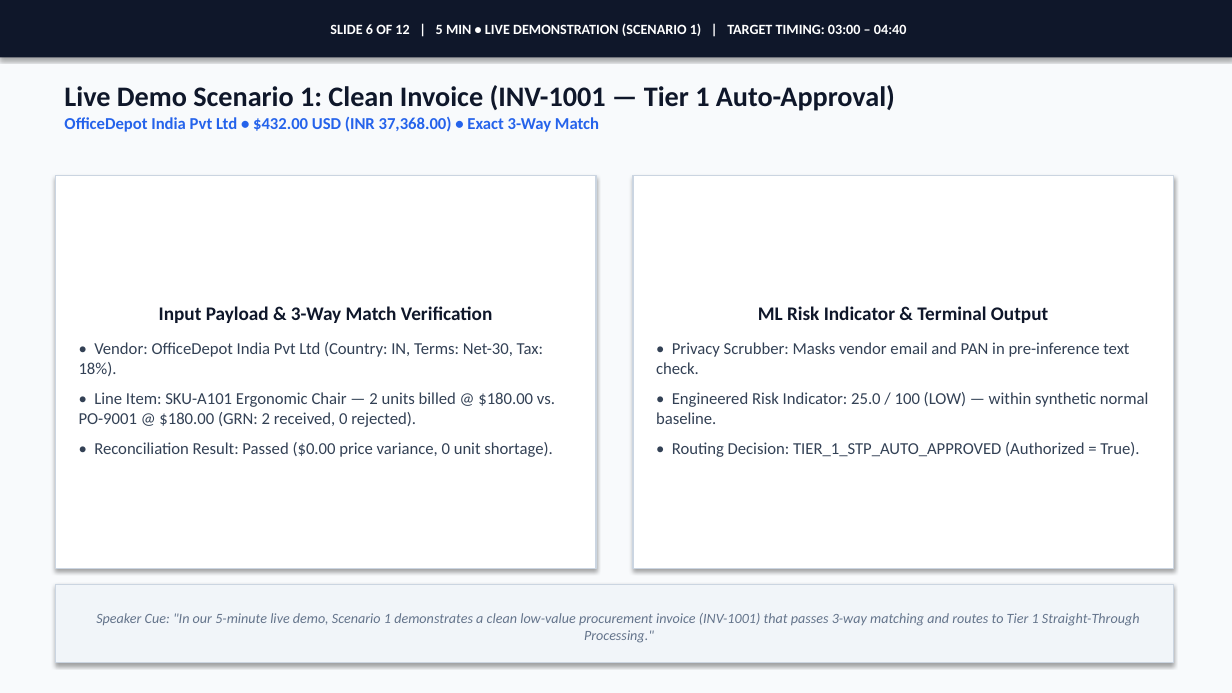
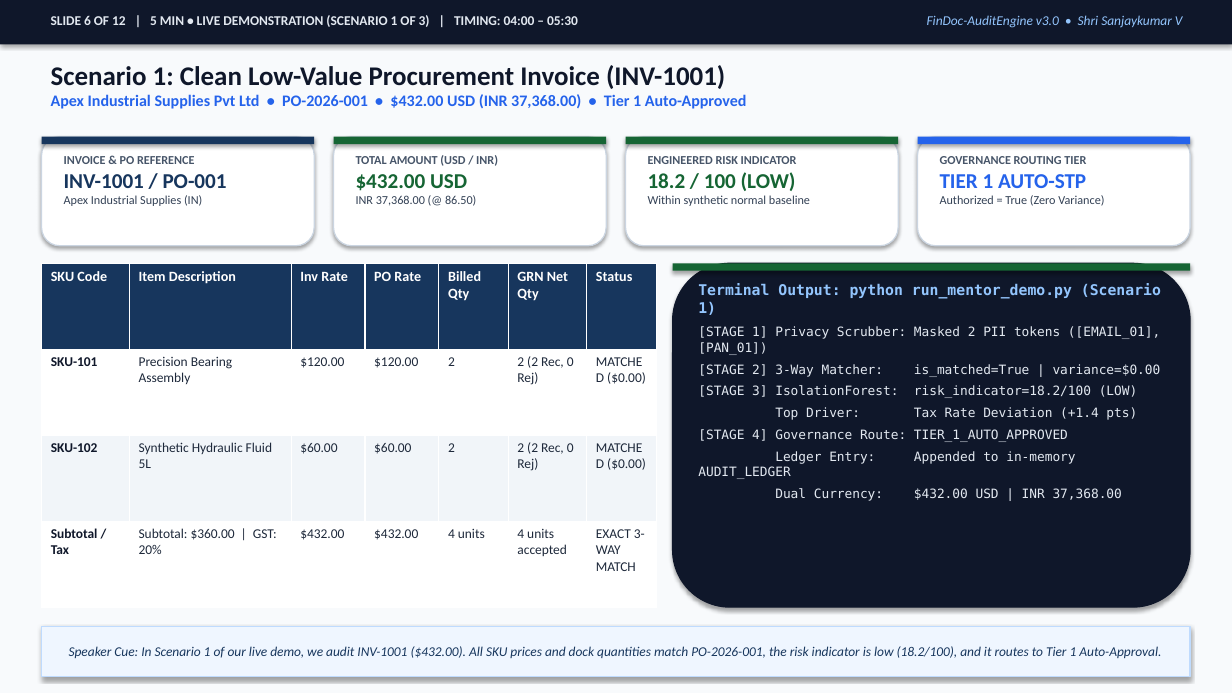
Before and after one commit to Shri-Sanjaykumar/Linkific-Tasks, a slide deck: slide 6 of Day-29/docs/FinDoc_AuditEngine_Presentation_Slides.pptx. Drawn at 1232x693 pixels with LibreOffice and Linux fonts; fonts in the diff are those of the drawing. Boxes give left, top, right and bottom in pixels: in the first picture for what was removed or moved away, otherwise in the second. Text is boxed around its words. In the diff, an @@ line names an element or a change of style, - is before the commit and + after.

Commit message:
feat(day29-30): upgrade PPTX/PDF slides to multi-layout consulting deck, match exact VISA resume PDF/LaTeX style, and format all reports with Platypus tables

```diff
--- a/Day-29/docs/FinDoc_AuditEngine_Presentation_Slides.pptx
+++ b/Day-29/docs/FinDoc_AuditEngine_Presentation_Slides.pptx
@@ rectangle: place and size @@
-rectangle at bbox=[0, 0, 1232, 57]
+rectangle at bbox=[0, 0, 1232, 44]
@@ text added at bbox=[51, 15, 578, 27], 10.5 pt, text #E2E8F0, bold @@
+SLIDE 6 OF 12 | 5 MIN • LIVE DEMONSTRATION (SCENARIO 1 OF 3) | TIMING: 04:00 – 05:30
@@ text in rectangle at bbox=[330, 23, 907, 36]: text removed @@
-SLIDE 6 OF 12 | 5 MIN • LIVE DEMONSTRATION (SCENARIO 1) | TARGET TIMING: 03:00 – 04:40
@@ text added at bbox=[927, 15, 1183, 28], 10.5 pt, text #93C5FD, italic @@
+FinDoc-AuditEngine v3.0 • Shri Sanjaykumar V
@@ text at bbox=[51, 65, 747, 109]: text changed; size 13 to 12.5 pt @@
-Live Demo Scenario 1: Clean Invoice (INV-1001 — Tier 1 Auto-Approval)
-OfficeDepot India Pvt Ltd • $432.00 USD (INR 37,368.00) • Exact 3-Way Match
+Scenario 1: Clean Low-Value Procurement Invoice (INV-1001)
+Apex Industrial Supplies Pvt Ltd • PO-2026-001 • $432.00 USD (INR 37,368.00) • Tier 1 Auto-Approved
@@ rounded rectangle added at bbox=[42, 137, 314, 246], fill #FFFFFF, outline #CBD5E1 1 pt @@
@@ rectangle added at bbox=[42, 137, 314, 144], fill #17365D @@
@@ rounded rectangle added at bbox=[334, 137, 606, 246], fill #FFFFFF, outline #CBD5E1 1 pt @@
@@ rectangle added at bbox=[334, 137, 606, 144], fill #166534 @@
@@ rounded rectangle added at bbox=[626, 137, 898, 246], fill #FFFFFF, outline #CBD5E1 1 pt @@
@@ rectangle added at bbox=[626, 137, 898, 144], fill #166534 @@
@@ rounded rectangle added at bbox=[918, 137, 1190, 246], fill #FFFFFF, outline #CBD5E1 1 pt @@
@@ rectangle added at bbox=[918, 137, 1190, 144], fill #2563EB @@
@@ rectangle removed at bbox=[55, 176, 596, 568] @@
-Input Payload & 3-Way Match Verification
-• Vendor: OfficeDepot India Pvt Ltd (Country: IN, Terms: Net-30, Tax: 18%).
-• Line Item: SKU-A101 Ergonomic Chair — 2 units billed @ $180.00 vs. PO-9001 @ $180.00 (GRN: 2 received, 0 rejected).
-• Reconciliation Result: Passed ($0.00 price variance, 0 unit shortage).
@@ text added at bbox=[64, 156, 227, 206], 9.5 pt, text #334155, bold @@
+INVOICE & PO REFERENCE
+INV-1001 / PO-001
+Apex Industrial Supplies (IN)
@@ text added at bbox=[356, 155, 498, 206], 9.5 pt, text #475569, bold @@
+TOTAL AMOUNT (USD / INR)
+$432.00 USD
+INR 37,368.00 (@ 86.50)
@@ rectangle removed at bbox=[633, 176, 1174, 568] @@
-ML Risk Indicator & Terminal Output
-• Privacy Scrubber: Masks vendor email and PAN in pre-inference text check.
-• Engineered Risk Indicator: 25.0 / 100 (LOW) — within synthetic normal baseline.
-• Routing Decision: TIER_1_STP_AUTO_APPROVED (Authorized = True).
@@ text added at bbox=[648, 156, 810, 206], 9.5 pt, text #334155, bold @@
+ENGINEERED RISK INDICATOR
+18.2 / 100 (LOW)
+Within synthetic normal baseline
@@ text added at bbox=[940, 156, 1104, 206], 9.5 pt, text #334155, bold @@
+GOVERNANCE ROUTING TIER
+TIER 1 AUTO-STP
+Authorized = True (Zero Variance)
@@ table added at bbox=[42, 263, 656, 607], 4 rows, 7 columns @@
+SKU Code | Item Description | Inv Rate | PO Rate | Billed Qty | GRN Net Qty | Status
+SKU-101 | Precision Bearing Assembly | $120.00 | $120.00 | 2 | 2 (2 Rec, 0 Rej) | MATCHED ($0.00)
+SKU-102 | Synthetic Hydraulic Fluid 5L | $60.00 | $60.00 | 2 | 2 (2 Rec, 0 Rej) | MATCHED ($0.00)
+Subtotal / Tax | Subtotal: $360.00 | GST: 20% | $432.00 | $432.00 | 4 units | 4 units accepted | EXACT 3-WAY MATCH
@@ rounded rectangle added at bbox=[673, 263, 1190, 607], fill #0F172A, outline #0F172A 1 pt @@
@@ rectangle added at bbox=[673, 263, 1190, 271], fill #166534 @@
@@ text added at bbox=[698, 283, 1161, 500], 10 pt, text #E2E8F0 @@
+Terminal Output: python run_mentor_demo.py (Scenario 1)
+[STAGE 1] Privacy Scrubber: Masked 2 PII tokens ([EMAIL_01], [PAN_01])
+[STAGE 2] 3-Way Matcher: is_matched=True | variance=$0.00
+[STAGE 3] IsolationForest: risk_indicator=18.2/100 (LOW)
+Top Driver: Tax Rate Deviation (+1.4 pts)
+[STAGE 4] Governance Route: TIER_1_AUTO_APPROVED
+Ledger Entry: Appended to in-memory AUDIT_LEDGER
+Dual Currency: $432.00 USD | INR 37,368.00
@@ rectangle "Speaker Cue: In Scenario 1 ...": place and size @@
-rectangle "Speaker Cue: In Scenario 1 ..." at bbox=[55, 584, 1174, 663]
+rectangle "Speaker Cue: In Scenario 1 ..." at bbox=[42, 627, 1190, 677]
@@ rectangle "Speaker Cue: In Scenario 1 ..." at bbox=[42, 627, 1190, 677]: fill #F1F5F9 to #EFF6FF; outline #CBD5E1 0.75 pt to #BFDBFE 1 pt @@
@@ text in rectangle at bbox=[69, 646, 1161, 658]: text changed; size 11 to 10.5 pt; text colour #64748B to #17365D @@
-Speaker Cue: "In our 5-minute live demo, Scenario 1 demonstrates a clean low-value procurement invoice (INV-1001) that passes 3-way matching and routes to Tier 1 Straight-Through Processing."
+Speaker Cue: In Scenario 1 of our live demo, we audit INV-1001 ($432.00). All SKU prices and dock quantities match PO-2026-001, the risk indicator is low (18.2/100), and it routes to Tier 1 Auto-Approval.
```
Also in this commit, not shown: 3 other slides changed, 8 slides added, 8 slides removed, 23 other files.
